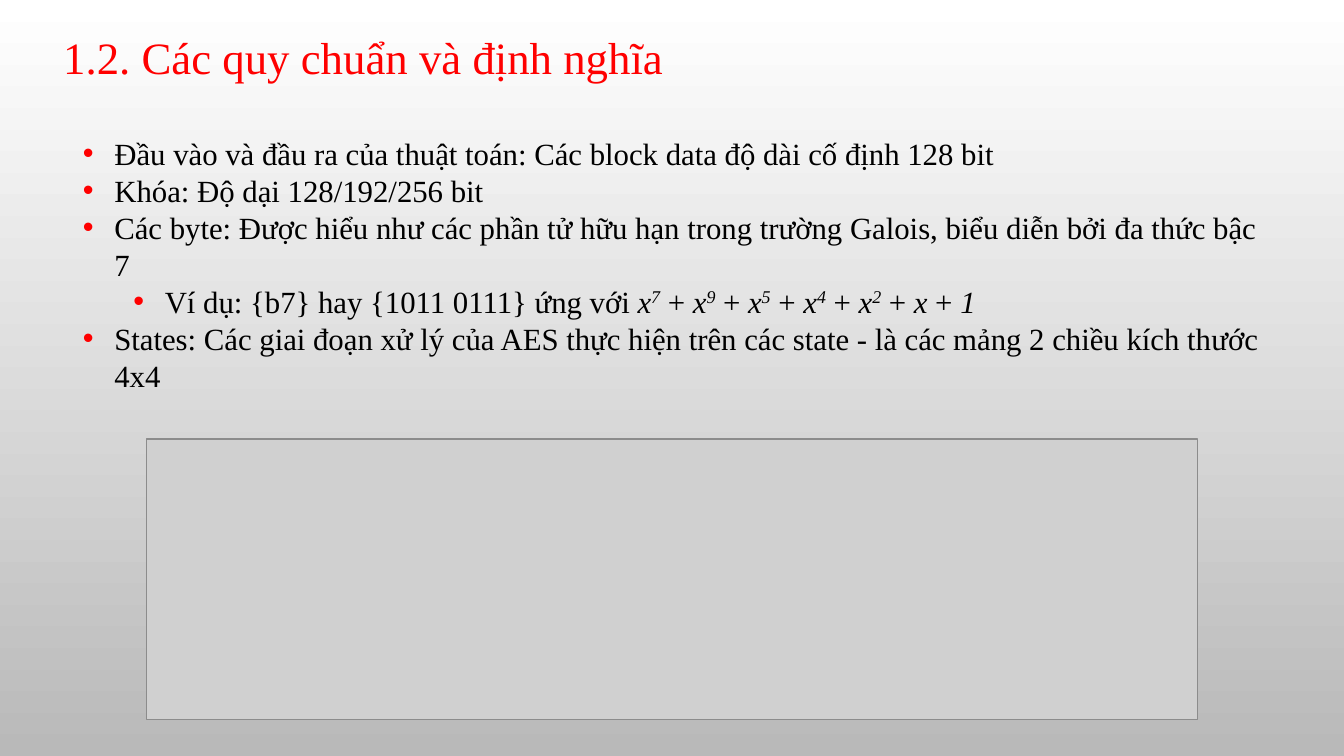
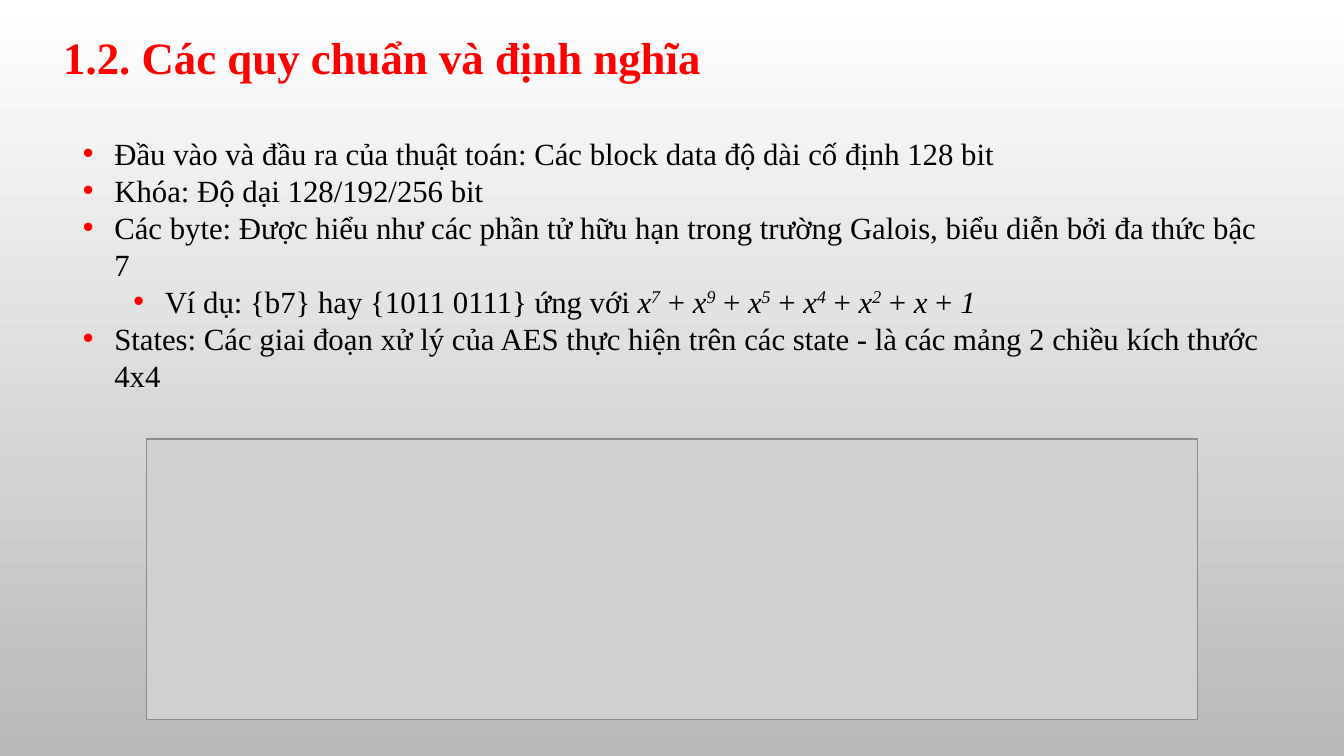
Before and after one commit to hoangtu041997/PM-Final, a slide deck: slide 4 of Slide.pptx. Drawn at 1344x756 pixels with LibreOffice and Linux fonts; fonts in the diff are those of the drawing; grey boxes stand for pictures; background and template pictures are left out. Boxes give left, top, right and bottom in pixels: in the first picture for what was removed or moved away, otherwise in the second. Text is boxed around its words. In the diff, an @@ line names an element or a change of style, - is before the commit and + after.

```diff
--- a/Slide.pptx
+++ b/Slide.pptx
@@ text "1.2. Các quy chuẩn và ..." at <box>63,41,700,84</box>: bold on @@
```
Also in this commit, not shown: 3 other slides changed.
